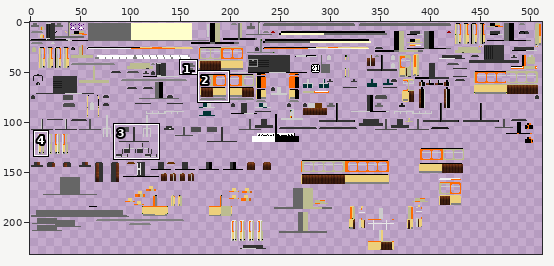
Two states of a sprite sheet, src/main/resources/assets/tc/textures/trains/Duewag_GT6ER_Grey.png. The first picture is a wide view before the edit; the outline marks the close-up.
Close-up. As it was:
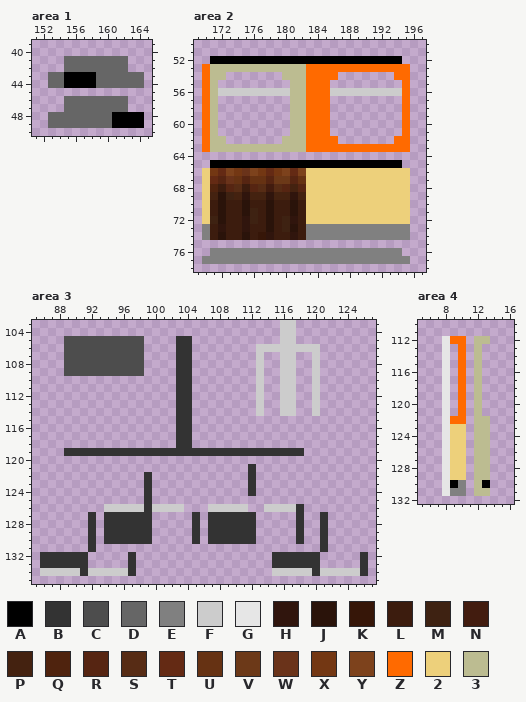
The file is 512x256 pixels. Colours within 5 levels of each other are drawn and written as one. Shown: area 1: x 151..165, y 39..50; area 2: x 169..197, y 50..78; area 3: x 85..127, y 103..135; area 4: x 5..16, y 110..132. The wide view leaves out empty margins. The commit also changed other parts of the picture, which this record leaves out.
Palette (. is transparent): A #000000  B #333333  C #4d4d4d  D #666666  E #808080  F #cccccc  G #e6e6e6  H #30150d  J #2a130a  K #361608  L #3c1c0e  M #3e2212  N #421c0f  P #442210  Q #4f230e  R #562512  S #572c15  T #642a14  U #663213  V #6c3918  W #6a331a  X #733713  Y #7d421c  Z #ff6a00  2 #edd07b  3 #bcbc91
And afterwards:
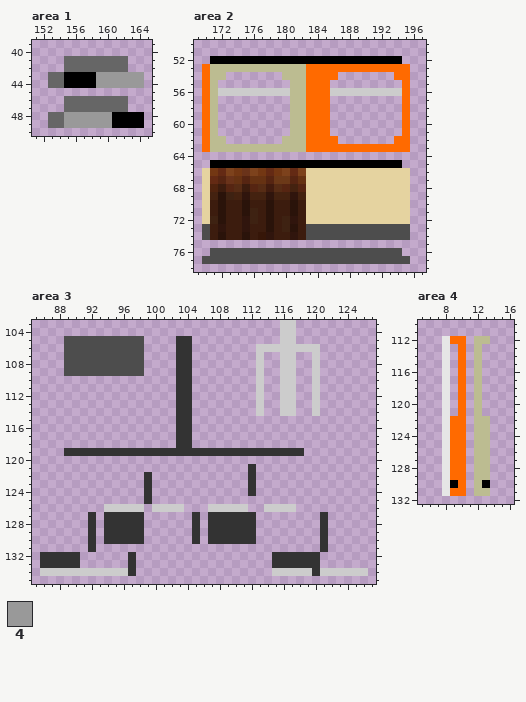
Colours new in this view: 4 #999999
Changes in this commit:
colour 2: #edd07b -> #e5d3a0
Area 1:
y 43..44: x 159..164 DDDDDD -> 444444
y 48..49: x 155..160 DDDDDD -> 444444
Area 2:
y 73..74: x 170 E -> C; x 183..195 EEEEEEEEEEEEE -> CCCCCCCCCCCCC
y 76: x 171..194 EEEEEEEEEEEEEEEEEEEEEEEE -> CCCCCCCCCCCCCCCCCCCCCCCC
y 77: x 170..195 EEEEEEEEEEEEEEEEEEEEEEEEEE -> CCCCCCCCCCCCCCCCCCCCCCCCCC
Area 3:
y 126..130: x 99 B -> .; x 118 B -> .
y 132..133: x 91 B -> .; x 126 B -> .
y 134: x 91 B -> F; x 126 B -> F
Area 4:
y 123..129: x 9..10 22 -> ZZ
y 130: x 10 E -> Z
y 131: x 9..10 EE -> ZZ
Where, in picture pixels (left, top, right, bottom), the same in both close-ups:
changed: (96, 72, 144, 88)
changed: (64, 112, 112, 128)
changed: (202, 168, 410, 264)
erased: (144, 504, 152, 544)
erased: (296, 504, 304, 544)
changed: (80, 552, 88, 576)
changed: (360, 552, 368, 576)
changed: (450, 424, 466, 496)
